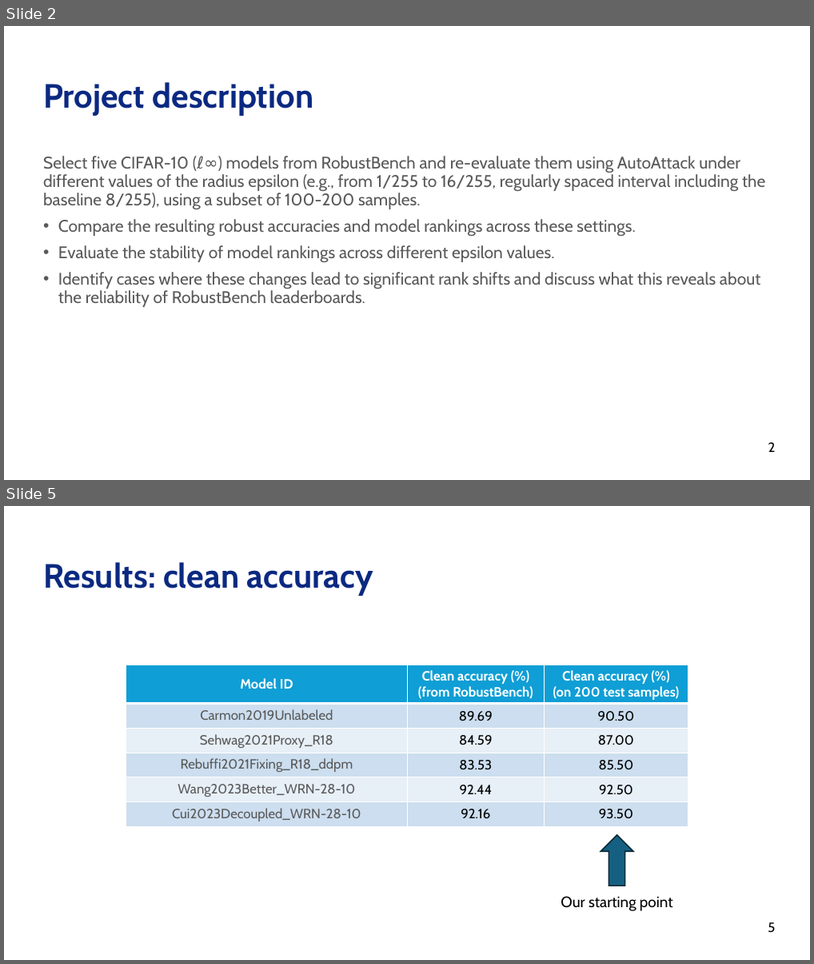
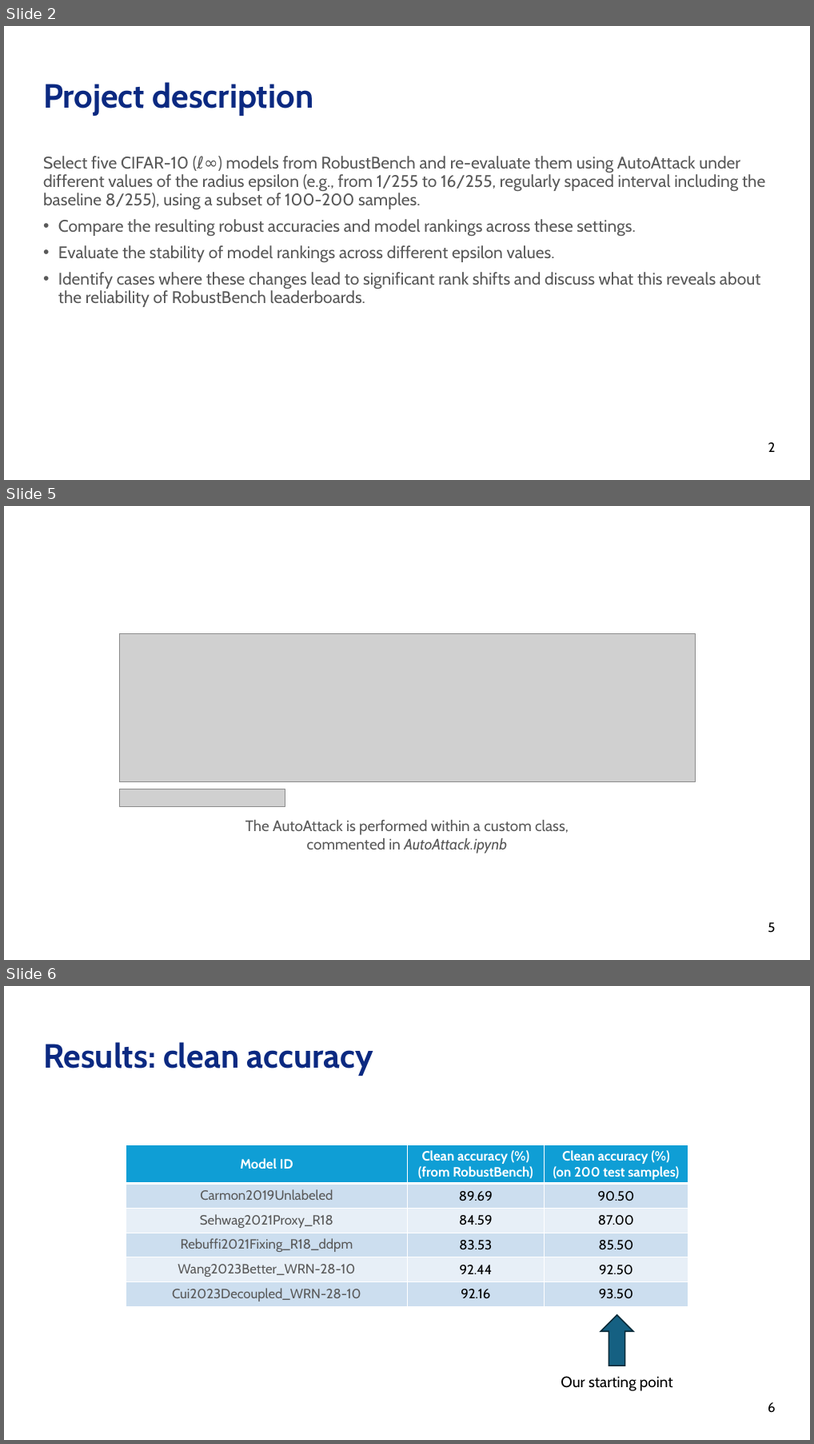
Before and after one commit to s-bello10/MLSec_Bello_S, a slide deck: MLSec_Bello_S_Project.pptx. Shown one above the other, each under a label of ours: slides 2 and 5 before the commit, slides 2, 5 and 6 after it; the slides between them are not shown. The pictures are 814x964 and 814x1444 pixels, drawn with LibreOffice and Linux fonts; fonts in the diff are those of the drawing; grey boxes stand for pictures; background and template pictures are left out. Boxes give left, top, right and bottom in pixels: in the first picture for what was removed or moved away, otherwise in the second. Text is boxed around its words. In the diff, an @@ line names an element or a change of style, - is before the commit and + after.

```diff
--- a/MLSec_Bello_S_Project.pptx
+++ b/MLSec_Bello_S_Project.pptx
@@ slide 5 added at [4,506,810,960], background picture (left out) @@
@@ picture added at [119,633,695,782] @@
@@ picture added at [119,789,285,807] @@
@@ text added at [246,820,569,853], 18 pt, text #595959 @@
+The AutoAttack is performed within a custom class, commented in AutoAttack.ipynb
@@ page number added at [768,922,775,932], 16 pt, text #000000 @@
+5
@@ what was slide 5 is now slide 6 @@
@@ page number at [768,1402,776,1412]: text changed @@
-5
+6
```
Also in this commit, not shown: 3 slides changed, 8 other files.
